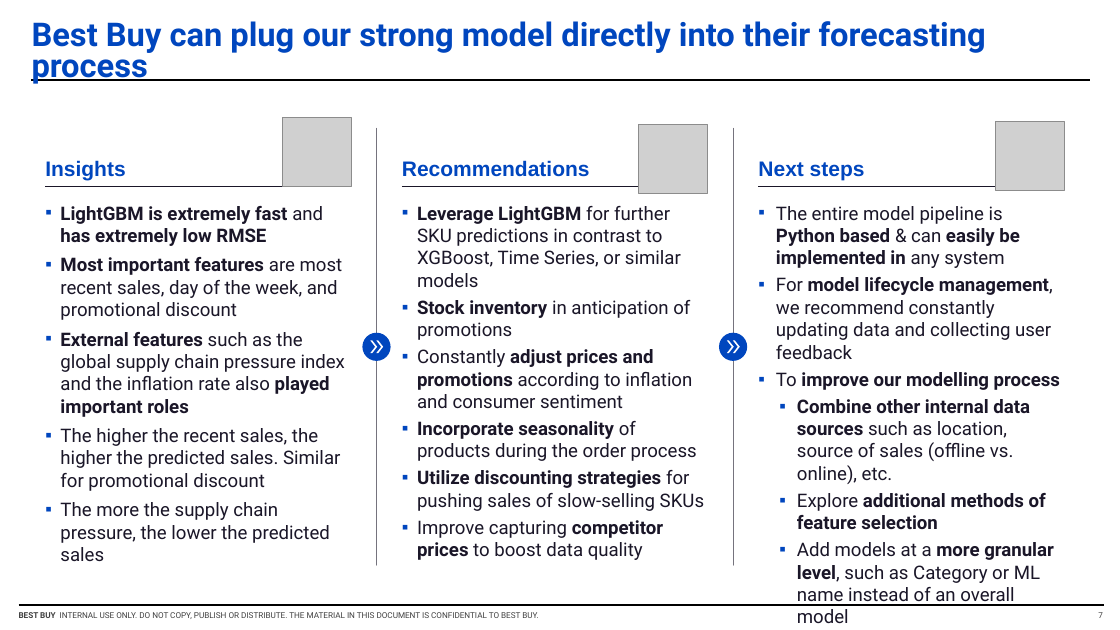
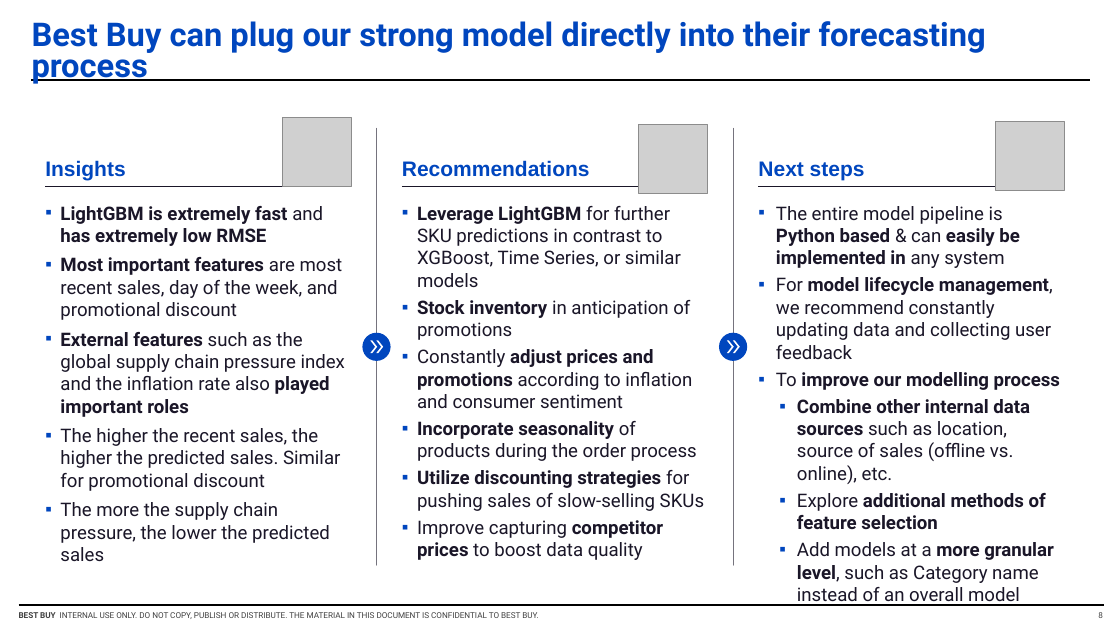
Before and after one commit to Sanchita-P/bestbuy, a slide deck: slide 8 of Scarce_Prophets-Presentation.pptx (slide 7 before the commit). Drawn at 1120x630 pixels with LibreOffice and Linux fonts; fonts in the diff are those of the drawing; grey boxes stand for pictures; background and template pictures are left out. Boxes give left, top, right and bottom in pixels: in the first picture for what was removed or moved away, otherwise in the second. Text is boxed around its words. In the diff, an @@ line names an element or a change of style, - is before the commit and + after.

```diff
--- a/Scarce_Prophets-Presentation.pptx
+++ b/Scarce_Prophets-Presentation.pptx
@@ text at (x1=797, y1=542, x2=1054, y2=606): text changed @@
-    ▪ Add models at a more granular level, such as Category or ML name instead of an overall model
+    ▪ Add models at a more granular level, such as Category name instead of an overall model
```
Also in this commit, not shown: 1 other slide changed, 1 slide added.
